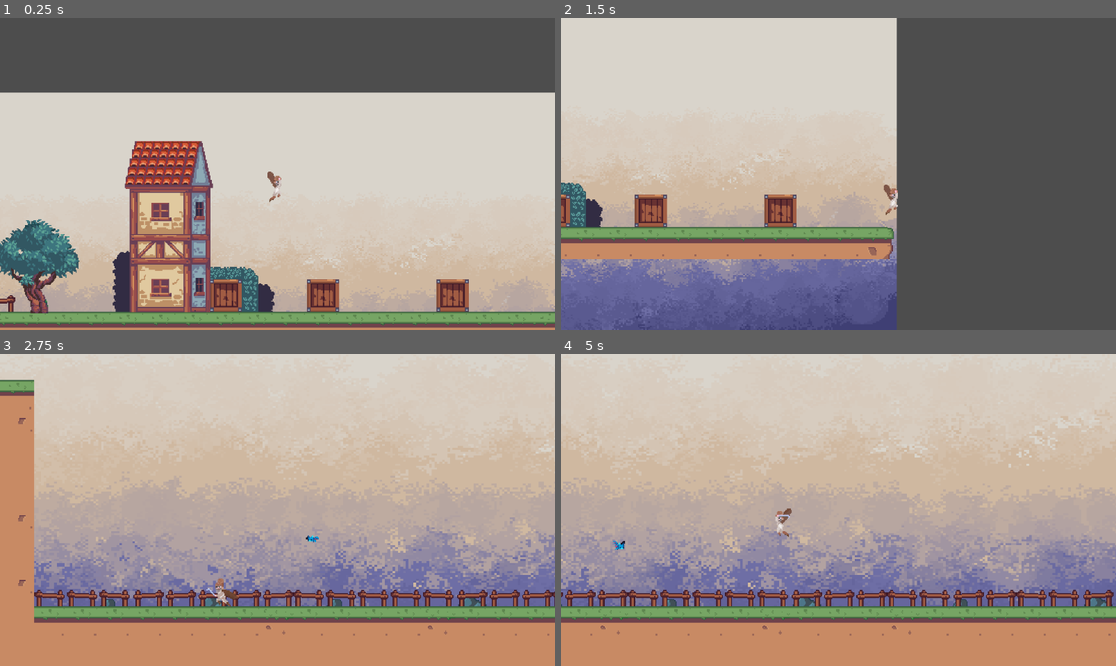
Above: before the commit, frames 1-4 (two rows, left to right).
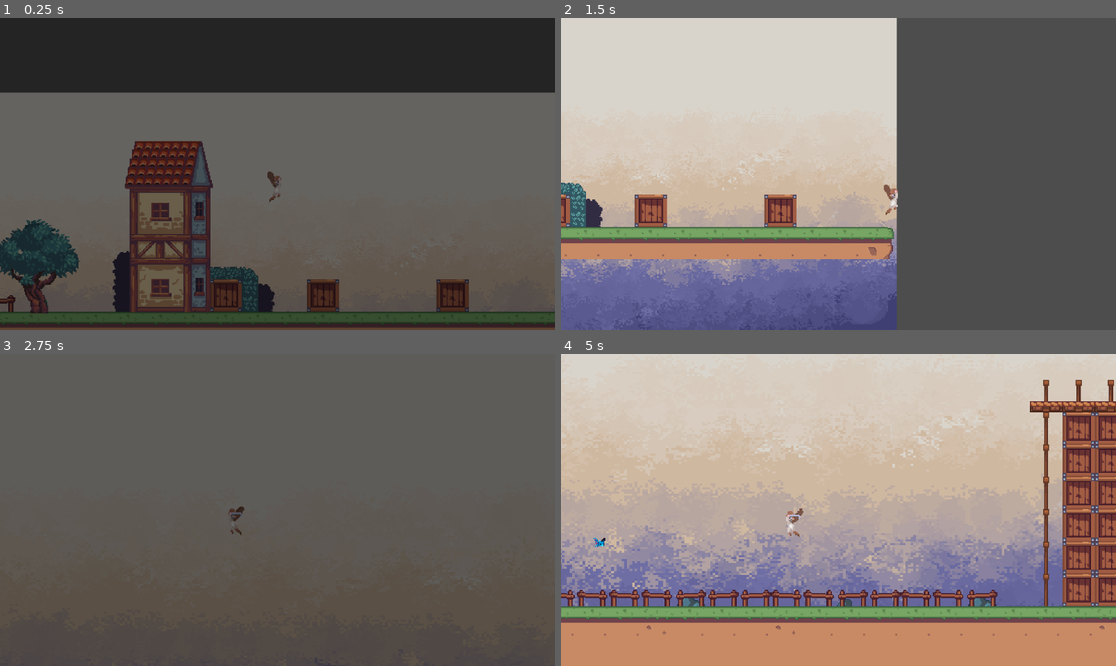
Above: after the commit, the same moments.

Repository: GavinWu42711/Hack-n-Slash-Game
Game: Godot game, scene res://scene/lobby_level.tscn
Same seed, same stepped clock (60 frames per second), same inputs: the game is played once before the commit and once after it.
Inputs (mouse positions are in pixels of both pictures, inside the frame that each line leads up to):
- Up to frame 1 (0.25 s): no input
- Up to frame 2 (1.5 s): move the mouse to (960, 158) at 0.52 s; hold D (right) from 0.53 s (still down); right-click (960, 158) at 0.6 s; tap Space (jump) at 0.77 s; move the mouse to (727, 189) at 1.27 s; click (727, 189) at 1.35 s
- Up to frame 3 (2.75 s): tap Space (jump) at 1.52 s; move the mouse to (333, 441) at 2.02 s; release D (right) at 2.03 s; hold A (left) from 2.03 s (still down); right-click (333, 441) at 2.1 s
- Up to frame 4 (5 s): move the mouse to (810, 572) at 2.77 s; release A (left) at 2.78 s; hold D (right) 2.78-4.28 s; click (810, 572) at 2.85 s; tap Space (jump) at 3.02, 3.77, 4.52 s; move the mouse to (1005, 556) at 3.52 s; right-click (1005, 556) at 3.6 s; move the mouse to (672, 463) at 4.27 s; hold A (left) from 4.28 s (still down); click (672, 463) at 4.35 s

The runs differ from the first frame. In frame 1, 100% of the frame differs, in the area x 0-100%, y 0-100%; in frame 2, nothing differs; in frame 3, 99%; in frame 4, 18%.

Commit message:
Transition
Added fade in and fade out effects when changing scenes. Also added a red tint affect whenever the player takes damage

Diff:
--- a/hack-n-slash/scene/lobby_level.tscn
+++ b/hack-n-slash/scene/lobby_level.tscn
@@ -7,6 +7,7 @@
 [ext_resource type="Texture2D" uid="uid://di6bk68cqmaut" path="res://art/Itchio Art/House1.png" id="4_oqper"]
 [ext_resource type="Texture2D" uid="uid://cklocilv0wvw8" path="res://art/Itchio Art/Tree1.png" id="5_tnnfg"]
 [ext_resource type="PackedScene" uid="uid://c8go8r34jf1yw" path="res://scene/player.tscn" id="6_8omh8"]
+[ext_resource type="PackedScene" uid="uid://pnrkt0skjeop" path="res://scene/scene_transition.tscn" id="8_oqper"]
 
 [sub_resource type="TileSetAtlasSource" id="TileSetAtlasSource_mxa30"]
 texture = ExtResource("2_8omh8")
@@ -126,4 +127,6 @@
 position = Vector2(-13, 41)
 shape = SubResource("RectangleShape2D_bla6t")
 
+[node name="SceneTransitionAnimation" parent="." instance=ExtResource("8_oqper")]
+
 [connection signal="body_entered" from="StartGameDetection" to="." method="_on_start_game_detection_body_entered"]
--- /dev/null
+++ b/hack-n-slash/scene/scene_transition.tscn
@@ -0,0 +1,103 @@
+[gd_scene load_steps=7 format=3 uid="uid://pnrkt0skjeop"]
+
+[sub_resource type="Animation" id="Animation_pnnt1"]
+resource_name = "fade_in"
+length = 0.5
+tracks/0/type = "value"
+tracks/0/imported = false
+tracks/0/enabled = true
+tracks/0/path = NodePath("ColorRect:color")
+tracks/0/interp = 1
+tracks/0/loop_wrap = true
+tracks/0/keys = {
+"times": PackedFloat32Array(0.15, 0.5),
+"transitions": PackedFloat32Array(1, 1),
+"update": 0,
+"values": [Color(0, 0, 0, 0), Color(0, 0, 0, 1)]
+}
+
+[sub_resource type="Animation" id="Animation_6xfxc"]
+length = 0.001
+tracks/0/type = "value"
+tracks/0/imported = false
+tracks/0/enabled = true
+tracks/0/path = NodePath("ColorRect:color")
+tracks/0/interp = 1
+tracks/0/loop_wrap = true
+tracks/0/keys = {
+"times": PackedFloat32Array(0),
+"transitions": PackedFloat32Array(1),
+"update": 0,
+"values": [Color(0, 0, 0, 0)]
+}
+
+[sub_resource type="Animation" id="Animation_va7oc"]
+resource_name = "fade_out"
+length = 0.5
+tracks/0/type = "value"
+tracks/0/imported = false
+tracks/0/enabled = true
+tracks/0/path = NodePath("ColorRect:color")
+tracks/0/interp = 1
+tracks/0/loop_wrap = true
+tracks/0/keys = {
+"times": PackedFloat32Array(0, 0.5),
+"transitions": PackedFloat32Array(1, 1),
+"update": 0,
+"values": [Color(0, 0, 0, 1), Color(0, 0, 0, 0)]
+}
+
+[sub_resource type="Animation" id="Animation_scgmy"]
+resource_name = "death_transition"
+length = 4.0
+tracks/0/type = "value"
+tracks/0/imported = false
+tracks/0/enabled = true
+tracks/0/path = NodePath("ColorRect:color")
+tracks/0/interp = 1
+tracks/0/loop_wrap = true
+tracks/0/keys = {
+"times": PackedFloat32Array(0, 4),
+"transitions": PackedFloat32Array(1, 1),
+"update": 0,
+"values": [Color(0, 0, 0, 0), Color(0, 0, 0, 1)]
+}
+
+[sub_resource type="Animation" id="Animation_qn3qk"]
+resource_name = "take_damage"
+length = 0.3
+tracks/0/type = "value"
+tracks/0/imported = false
+tracks/0/enabled = true
+tracks/0/path = NodePath("ColorRect:color")
+tracks/0/interp = 1
+tracks/0/loop_wrap = true
+tracks/0/keys = {
+"times": PackedFloat32Array(0, 0.15, 0.3),
+"transitions": PackedFloat32Array(1, 1.8, 1.8025008),
+"update": 0,
+"values": [Color(1, 0, 0, 0), Color(1, 0, 0, 0.5647059), Color(1, 0, 0, 0)]
+}
+
+[sub_resource type="AnimationLibrary" id="AnimationLibrary_scgmy"]
+_data = {
+&"RESET": SubResource("Animation_6xfxc"),
+&"death_transition": SubResource("Animation_scgmy"),
+&"fade_in": SubResource("Animation_pnnt1"),
+&"fade_out": SubResource("Animation_va7oc"),
+&"take_damage": SubResource("Animation_qn3qk")
+}
+
+[node name="SceneTransitionAnimation" type="Node2D"]
+
+[node name="AnimationPlayer" type="AnimationPlayer" parent="."]
+libraries = {
+&"": SubResource("AnimationLibrary_scgmy")
+}
+
+[node name="ColorRect" type="ColorRect" parent="."]
+offset_left = -860.0
+offset_top = -600.0
+offset_right = 1062.0
+offset_bottom = 648.0
+color = Color(0, 0, 0, 0)
--- a/hack-n-slash/scene/stage.tscn
+++ b/hack-n-slash/scene/stage.tscn
@@ -6,6 +6,7 @@
 [ext_resource type="Texture2D" uid="uid://cgf0mkoekplrc" path="res://art/Itchio Art/TileSet-36x36.png" id="3_vdh54"]
 [ext_resource type="PackedScene" uid="uid://c8go8r34jf1yw" path="res://scene/player.tscn" id="4_d8w7t"]
 [ext_resource type="PackedScene" uid="uid://b54ea44eaa0ls" path="res://scene/bat_enemy.tscn" id="6_y15gs"]
+[ext_resource type="PackedScene" uid="uid://pnrkt0skjeop" path="res://scene/scene_transition.tscn" id="7_opmqi"]
 
 [sub_resource type="TileSetAtlasSource" id="TileSetAtlasSource_y15gs"]
 texture = ExtResource("2_d8w7t")
@@ -130,3 +131,5 @@
 [node name="CollisionShape2D" type="CollisionShape2D" parent="StaticBody2D"]
 position = Vector2(421.5, -35)
 shape = SubResource("RectangleShape2D_y15gs")
+
+[node name="SceneTransitionAnimation" parent="." instance=ExtResource("7_opmqi")]
--- a/hack-n-slash/script/lobby_level.gd
+++ b/hack-n-slash/script/lobby_level.gd
@@ -1,9 +1,12 @@
 extends Node2D
 
+@onready var SceneTransitionAnimation = $SceneTransitionAnimation/AnimationPlayer
 @onready var player_camera = $Player/Camera2D
 
 # Called when the node enters the scene tree for the first time.
 func _ready() -> void:
+	SceneTransitionAnimation.get_parent().get_node("ColorRect").color.a = 255
+	SceneTransitionAnimation.play("fade_out")
 	player_camera.enabled = true
 	player_camera.limit_enabled = false
 	pass # Replace with function body.
@@ -21,4 +24,6 @@
 
 
 func change_scene():
+	SceneTransitionAnimation.play("fade_in")
+	await get_tree().create_timer(0.5).timeout
 	get_tree().change_scene_to_file("res://scene/stage.tscn")
--- a/hack-n-slash/script/player.gd
+++ b/hack-n-slash/script/player.gd
@@ -2,6 +2,7 @@
 
 class_name Player
 
+@onready var SceneTransitionAnimation:AnimationPlayer
 @onready var animated_sprite = $AnimatedSprite2D
 @onready var attack_zone = $AttackZone
 
@@ -20,6 +21,7 @@
 var just_died:bool
 
 func _ready() -> void:
+	SceneTransitionAnimation = get_parent().get_node("SceneTransitionAnimation").get_node("AnimationPlayer")
 	global_script.playerBody = self
 	dead = false
 	can_take_damage= true
@@ -66,6 +68,8 @@
 func handle_death_animation(delta):
 	animated_sprite.offset.y = 6
 	animated_sprite.play("death")
+	SceneTransitionAnimation.play("death_transition")
+	$Camera2D.limit_enabled = false
 	for i in range(40):
 		if not is_on_floor():
 			velocity += get_gravity() * delta
@@ -89,6 +93,7 @@
 func take_damage(damage):
 	if health > 0:
 		health -= damage
+		SceneTransitionAnimation.play("take_damage")
 		print("player health",str(health))
 		if health <= 0:
 			health = 0
--- a/hack-n-slash/script/stage_level.gd
+++ b/hack-n-slash/script/stage_level.gd
@@ -1,9 +1,12 @@
 extends Node2D
 
+@onready var SceneTransitionAnimation = $SceneTransitionAnimation/AnimationPlayer
 @onready var player_camera = $Player/Camera2D
 
 # Called when the node enters the scene tree for the first time.
 func _ready() -> void:
+	SceneTransitionAnimation.get_parent().get_node("ColorRect").color.a = 255
+	SceneTransitionAnimation.play("fade_out")
 	global_script.playerWeaponEquip = true
 	player_camera.enabled = true
 	player_camera.limit_enabled = true
@@ -22,7 +25,9 @@
 func go_to_lobby():
 	global_script.combatStarted = false
 	global_script.playerWeaponEquip = false
+
 	get_tree().change_scene_to_file("res://scene/lobby_level.tscn")
 
 func restart_combat():
+
 	get_tree().change_scene_to_file("res://scene/stage.tscn")
Not shown: 1 places in hack-n-slash/scene/lobby_level.tscn that only renumber resources
Not shown: 1 places in hack-n-slash/scene/stage.tscn that only renumber resources
